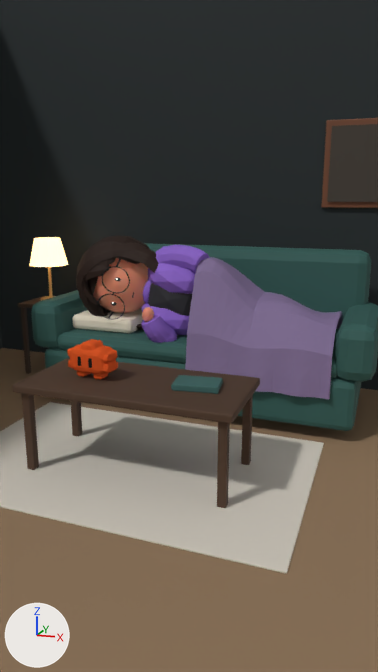
The Blender file reels/week-reel/episode.blend: old version first, new version second.
Before and after are seen from the file's camera 'Cam_Wide'. The axes (+X, +Y, +Z) are drawn at lower left. The lights are the same throughout. The picture after the commit comes second.

In view in the first picture: 'Blanket', 'CoffeeTable', 'Human_Body', 'Human_Hair', 'Human_HeadMesh', 'Mascot_Body', 'Pillow_Cream', 'Room_Floor', 'Room_Picture', 'Room_PictureFrame', 'Room_Walls', 'Rug', 'Sofa' and 10 more.
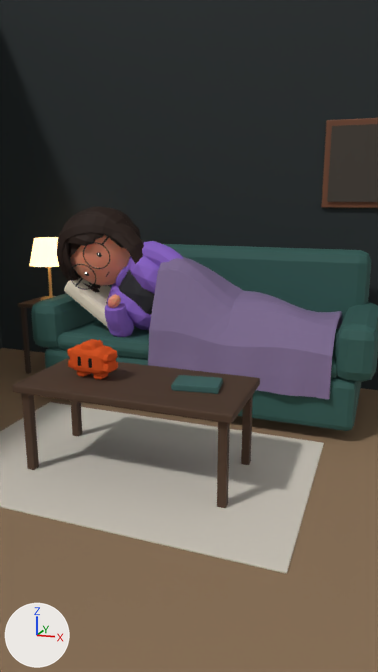
ob_human_root is not drawn itself; it is the parent of ob_human_head, ob_human_torso, ob_human_body, ob_human_hands, ob_human_outfit_teecollar, ob_human_neck.

Patch to the scene script:
```diff
--- a/reels/week-reel/episode.blend.py
+++ b/reels/week-reel/episode.blend.py
@@ me_pillow_cream @@
 # used by ob_pillow_cream; location = (0.0, 0.0, 0.0)
-me_pillow_cream.from_pydata(...)  # 56 vertices, 54 faces; spans x -0.86..-0.41, y 0.445..0.795, z 0.48..0.58
+me_pillow_cream.from_pydata(...)  # 56 vertices, 54 faces; spans x -0.912..-0.51, y 0.445..0.795, z 0.492..0.808
+# me_pillow_cream part 1: the whole mesh is turned 35 degrees about the y axis through its middle, then moved by (-0.076, 0.0, 0.12)
 me_pillow_cream.materials.append(mat_m_pillow_cream)
@@ me_blanket @@
 # used by ob_blanket; location = (0.0, 0.0, 0.0)
-me_blanket.from_pydata(...)  # 221 vertices, 192 faces; spans x 0.023..0.86, y 0.253..0.95, z 0.27..0.982
+me_blanket.from_pydata(...)  # 221 vertices, 192 faces; spans x -0.22..0.86, y 0.253..0.95, z 0.27..0.982
+# me_blanket part 2: the whole mesh is scaled about its middle by (1.29, 1, 1), then moved by (-0.122, 0.0, 0.0)
 me_blanket.materials.append(mat_m_blanket_lavender)
@@ ob_human_root @@
 ob_human_root = bpy.data.objects.new('Human_Root', None)
-ob_human_root.location = (0.77, 0.62, 0.534)
-ob_human_root.rotation_euler = (0.0, -1.379, 0.0)  # degrees (0, -79, 0)
+ob_human_root.location = (0.41, 0.62, 0.197)
+ob_human_root.rotation_euler = (0.0, -0.96, 0.0)  # degrees (0, -55, 0)
```

Pixel boxes [x1, y1, x2, y2] of what changed, in the pictures (378 x 672 px):
'Blanket', mesh rescaled (23% wider)
    before: [185, 257, 343, 400]
    after: [148, 257, 342, 400]
'Human_Hair', moved, turned
    before: [76, 235, 159, 330]
    after: [57, 206, 144, 303]
'Human_Body', moved, turned
    before: [141, 245, 209, 343]
    after: [105, 241, 183, 337]
'Human_HeadMesh', moved, turned
    before: [93, 258, 148, 313]
    after: [70, 234, 131, 286]
'Pillow_Cream', moved, turned
    before: [72, 309, 142, 333]
    after: [64, 278, 111, 327]
'Human_Torso', moved, turned
    before: [148, 282, 192, 316]
    after: [118, 270, 154, 315]
'Human_Glasses', moved, turned
    before: [97, 259, 130, 320]
    after: [70, 237, 110, 290]
'Human_Hands', moved, turned
    before: [142, 307, 154, 322]
    after: [108, 294, 121, 308]
'Human_Outfit_TeeCollar', moved, turned (mostly hidden)
    before: [143, 279, 151, 304]
    after: [116, 265, 129, 286]
'Human_Pupils', moved, turned
    before: [111, 277, 121, 306]
    after: [84, 253, 102, 276]
